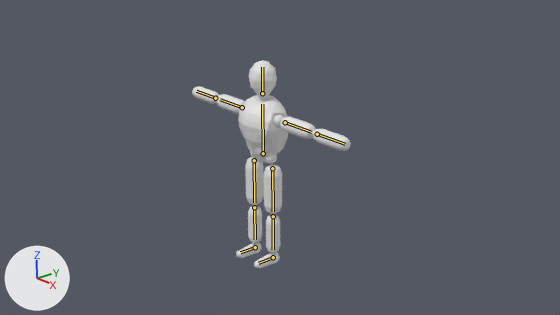
The Blender file 2021 - Reclamation/Player.blend, before and after one commit.
One viewpoint serves both versions: the file's camera 'Camera'. Every picture has the same lights, and +X, +Y and +Z are marked at lower left. The bones that bend it are drawn over the model as lines.

In view in the first picture: 'Body'.
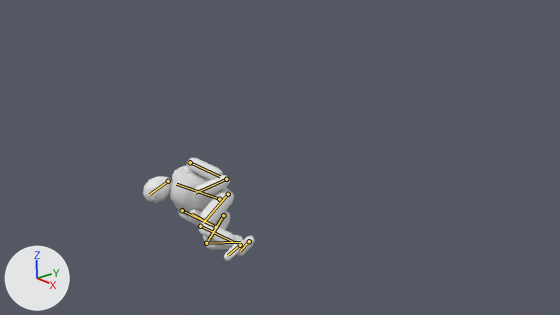
The newer file adds an action. The first version stands in its rest pose; the second is drawn at frame 52 of the action 'Death - Player'.

Where the change shows, as pixel boxes [x1, y1, x2, y2] in the pictures (560 x 315 px):
'Body', posed (29% narrower, 50% shorter): before [192, 60, 351, 268]; after [143, 158, 255, 261]
bone 'Spine', root to tip: before (263, 153) to (262, 104); after (219, 199) to (176, 184)
bone 'Head', root to tip: before (262, 93) to (262, 67); after (168, 181) to (149, 194)
bone 'L - Upper Arm', root to tip: before (285, 122) to (311, 132); after (190, 162) to (220, 176)
bone 'L - Forearm', root to tip: before (317, 134) to (345, 144); after (226, 179) to (195, 193)
bone 'R - Upper Arm', root to tip: before (242, 107) to (220, 99); after (182, 210) to (210, 224)
bone 'R - Forearm', root to tip: before (215, 98) to (196, 91); after (216, 227) to (192, 214)
bone 'L - Thigh', root to tip: before (272, 168) to (273, 211); after (228, 194) to (203, 222)
bone 'L - Shin', root to tip: before (273, 216) to (273, 249); after (200, 226) to (232, 241)
bone 'L - Foot', root to tip: before (273, 257) to (258, 263); after (240, 245) to (227, 255)
bone 'R - Thigh', root to tip: before (254, 160) to (254, 202); after (223, 215) to (208, 240)
bone 'R - Shin', root to tip: before (254, 207) to (255, 239); after (206, 243) to (240, 242)
bone 'R - Foot', root to tip: before (255, 247) to (240, 252); after (249, 241) to (240, 251)

What changed in the scene script:
```text
Change bone_spine:
    where bone_spine = bpy.data.objects['Armature'].pose.bones['Spine']
    bone_spine.location: (0.0, 0.0, 0.0) -> (-2.73, -2.63, 0.0)
    bone_spine.rotation_quaternion: (1.0, 0.0, 0.0, 0.0) -> (0.772, 0.245, 0.177, 0.56)  # degrees (0, 0, 0) -> degrees (35, 0, 72)
Change bone_head:
    where bone_head = bpy.data.objects['Armature'].pose.bones['Head']  # child of 'Spine'
    bone_head.rotation_quaternion: (1.0, 0.0, 0.0, 0.0) -> (0.87, 0.113, 0.191, 0.44)  # degrees (0, 0, 0) -> degrees (22, 13, 56)
Change bone_l___upper_arm:
    where bone_l___upper_arm = bpy.data.objects['Armature'].pose.bones['L - Upper Arm']  # child of 'Spine'
    bone_l___upper_arm.rotation_quaternion: (1.0, 0.0, 0.0, 0.0) -> (0.673, 0.323, 0.216, -0.629)  # degrees (0, 0, 0) -> degrees (13, 44, -81)
Change bone_l___forearm:
    where bone_l___forearm = bpy.data.objects['Armature'].pose.bones['L - Forearm']  # child of 'L - Upper Arm'
    bone_l___forearm.location: (0.0, 0.0, 0.0) -> (0.0, 0.04, -0.02)
    bone_l___forearm.rotation_quaternion: (1.0, 0.0, 0.0, 0.0) -> (0.415, 0.91, 0.0, 0.0)  # degrees (0, 0, 0) -> degrees (131, 0, 0)
Change bone_r___upper_arm:
    where bone_r___upper_arm = bpy.data.objects['Armature'].pose.bones['R - Upper Arm']  # child of 'Spine'
    bone_r___upper_arm.rotation_quaternion: (1.0, 0.0, 0.0, 0.0) -> (0.673, 0.323, -0.216, 0.629)  # degrees (0, 0, 0) -> degrees (13, -44, 81)
Change bone_r___forearm:
    where bone_r___forearm = bpy.data.objects['Armature'].pose.bones['R - Forearm']  # child of 'R - Upper Arm'
    bone_r___forearm.location: (0.0, 0.0, 0.0) -> (0.0, -0.04, 0.02)
    bone_r___forearm.rotation_quaternion: (1.0, 0.0, 0.0, 0.0) -> (0.415, 0.91, 0.0, 0.0)  # degrees (0, 0, 0) -> degrees (131, 0, 0)
Change bone_l___thigh:
    where bone_l___thigh = bpy.data.objects['Armature'].pose.bones['L - Thigh']
    bone_l___thigh.location: (0.0, 0.0, 0.0) -> (-2.71, 1.85, 0.0)
    bone_l___thigh.rotation_quaternion: (1.0, 0.0, 0.0, 0.0) -> (0.789, -0.463, 0.25, -0.318)  # degrees (0, 0, 0) -> degrees (-63, 6, -48)
Change bone_l___shin:
    where bone_l___shin = bpy.data.objects['Armature'].pose.bones['L - Shin']  # child of 'L - Thigh'
    bone_l___shin.rotation_quaternion: (1.0, 0.0, 0.0, 0.0) -> (0.649, 0.746, 0.145, -0.016)  # degrees (0, 0, 0) -> degrees (99, 12, 12)
Change bone_l___foot:
    where bone_l___foot = bpy.data.objects['Armature'].pose.bones['L - Foot']  # child of 'L - Shin'
    bone_l___foot.rotation_quaternion: (1.0, 0.0, 0.0, 0.0) -> (0.976, -0.158, -0.107, -0.105)  # degrees (0, 0, 0) -> degrees (-17, -14, -10)
Change bone_r___thigh:
    where bone_r___thigh = bpy.data.objects['Armature'].pose.bones['R - Thigh']
    bone_r___thigh.location: (0.0, 0.0, 0.0) -> (-1.97, 2.86, 0.0)
    bone_r___thigh.rotation_quaternion: (1.0, 0.0, 0.0, 0.0) -> (0.718, -0.374, 0.271, -0.521)  # degrees (0, 0, 0) -> degrees (-55, 0, -72)
Change bone_r___shin:
    where bone_r___shin = bpy.data.objects['Armature'].pose.bones['R - Shin']  # child of 'R - Thigh'
    bone_r___shin.rotation_quaternion: (1.0, 0.0, 0.0, 0.0) -> (0.481, 0.877, 0.0, 0.0)  # degrees (0, 0, 0) -> degrees (122, 0, 0)
Change bone_r___foot:
    where bone_r___foot = bpy.data.objects['Armature'].pose.bones['R - Foot']  # child of 'R - Shin'
    bone_r___foot.rotation_quaternion: (1.0, 0.0, 0.0, 0.0) -> (0.928, -0.372, 0.0, 0.0)  # degrees (0, 0, 0) -> degrees (-44, 0, 0)
```
